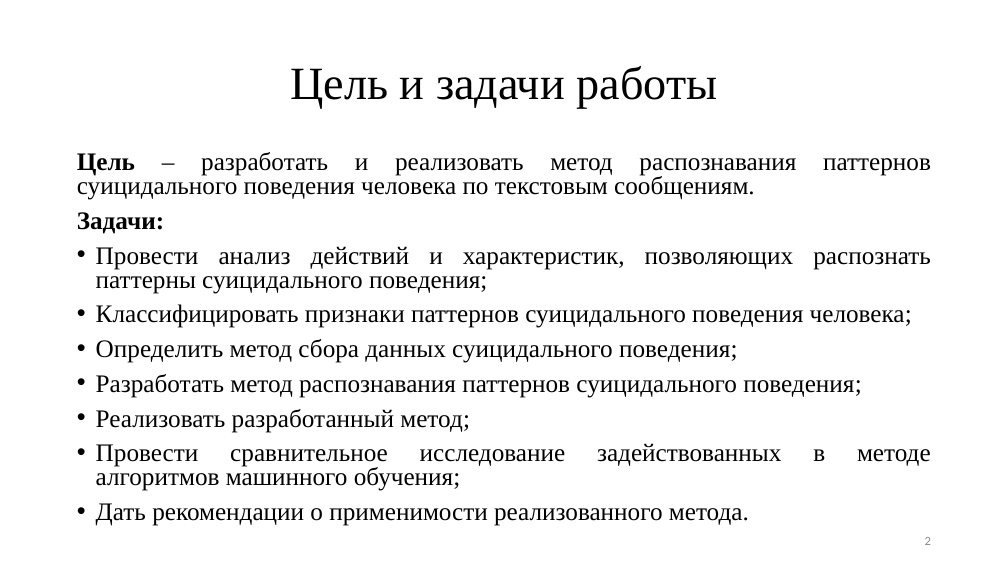
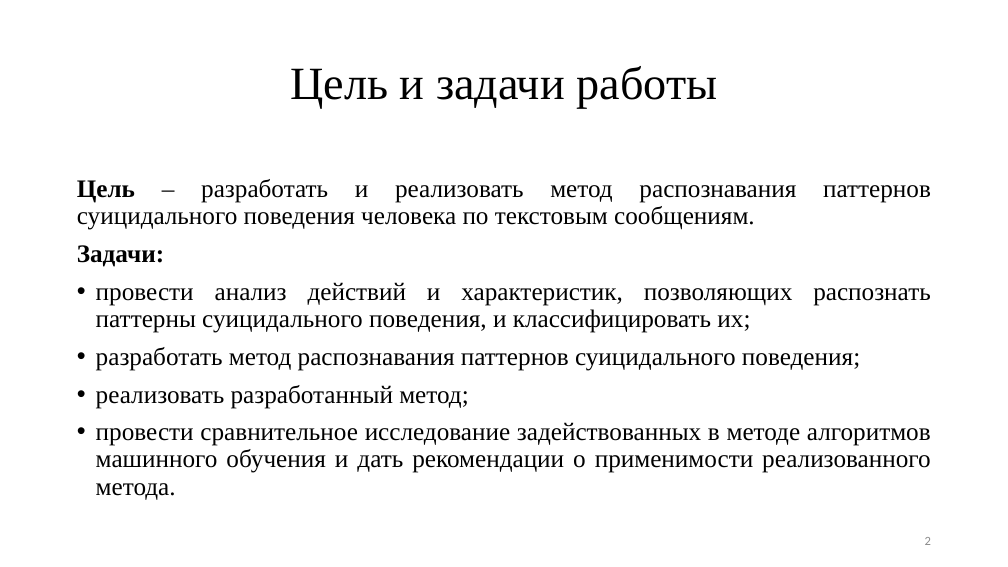
Before and after one commit to TheSawIsTheLaw/iWannaKillMyself, a slide deck: slide 2 of iWannaNote/iHatePresentations/presentation.pptx. Drawn at 1008x567 pixels with LibreOffice and Linux fonts; fonts in the diff are those of the drawing. Boxes give left, top, right and bottom in pixels: in the first picture for what was removed or moved away, otherwise in the second. Text is boxed around its words. In the diff, an @@ line names an element or a change of style, - is before the commit and + after.

```diff
--- a/iWannaNote/iHatePresentations/presentation.pptx
+++ b/iWannaNote/iHatePresentations/presentation.pptx
@@ text at bbox=[77, 179, 931, 267]: line spacing 0.8 to 0.9 @@
@@ text at bbox=[96, 282, 931, 500]: text changed @@
-• Провести анализ действий и характеристик, позволяющих распознать паттерны суицидального поведения;
-• Классифицировать признаки паттернов суицидального поведения человека;
-• Определить метод сбора данных суицидального поведения;
-• Разработать метод распознавания паттернов суицидального поведения;
-• Реализовать разработанный метод;
-• Провести сравнительное исследование задействованных в методе алгоритмов машинного обучения;
-• Дать рекомендации о применимости реализованного метода.
+• провести анализ действий и характеристик, позволяющих распознать паттерны суицидального поведения, и классифицировать их;
+• разработать метод распознавания паттернов суицидального поведения;
+• реализовать разработанный метод;
+• провести сравнительное исследование задействованных в методе алгоритмов машинного обучения и дать рекомендации о применимости реализованного метода.
```
Also in this commit, not shown: 5 other slides changed, 1 slide added, 2 other files.
